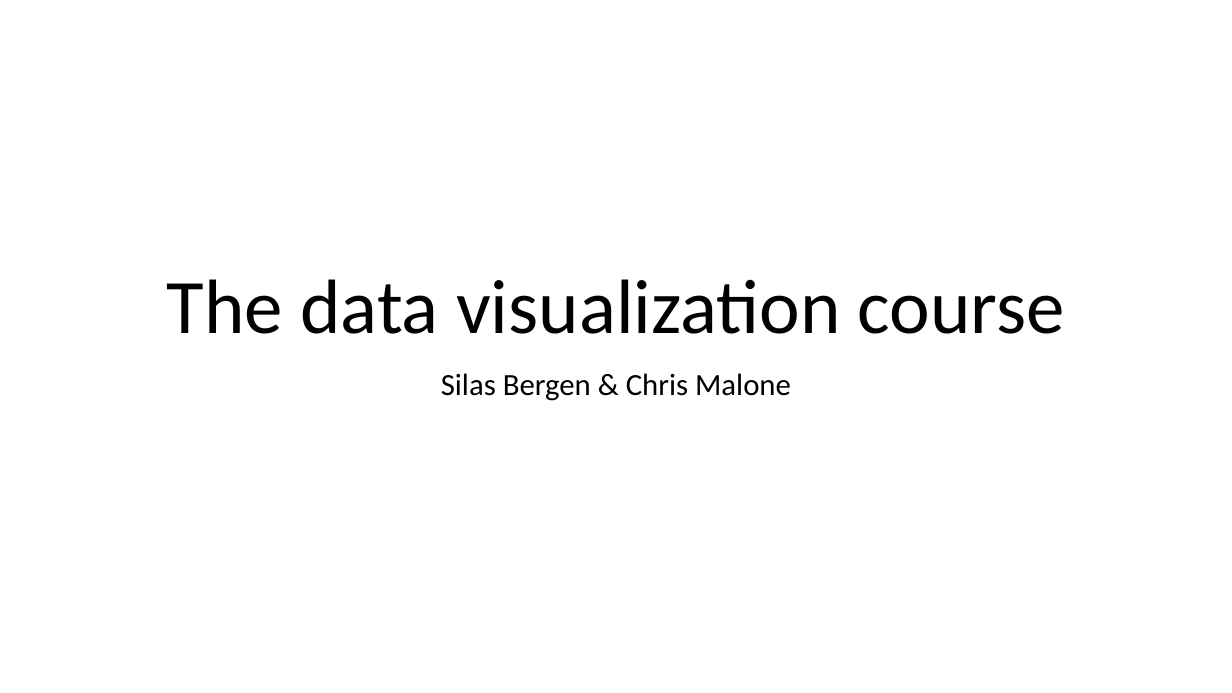
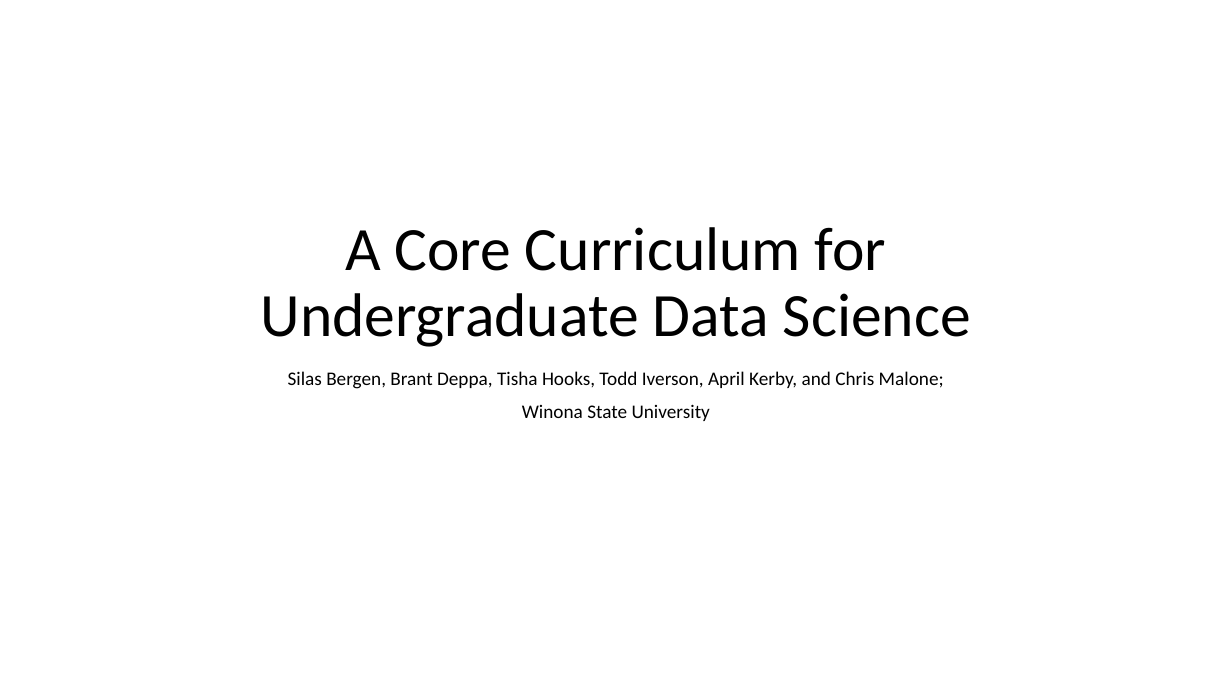
Before and after one commit to WSU-DataScience/USCOTS19_workshop, a slide deck: slide 1 of block_2_data_visualization/DSCI310_Course.pptx. Drawn at 1232x693 pixels with LibreOffice and Linux fonts; fonts in the diff are those of the drawing. Boxes give left, top, right and bottom in pixels: in the first picture for what was removed or moved away, otherwise in the second. Text is boxed around its words. In the diff, an @@ line names an element or a change of style, - is before the commit and + after.

Commit message:
updated data viz slides

```diff
--- a/block_2_data_visualization/DSCI310_Course.pptx
+++ b/block_2_data_visualization/DSCI310_Course.pptx
@@ title at (261, 227, 971, 347): text changed; size 60 to 48 pt @@
-The data visualization course
+A Core Curriculum for Undergraduate Data Science
@@ subtitle at (288, 371, 944, 421): text changed; size 24 to 15 pt @@
-Silas Bergen & Chris Malone
+Silas Bergen, Brant Deppa, Tisha Hooks, Todd Iverson, April Kerby, and Chris Malone;
+Winona State University
```
Also in this commit, not shown: 4 other slides changed, 4 slides added, 1 slide removed, 2 other files.
